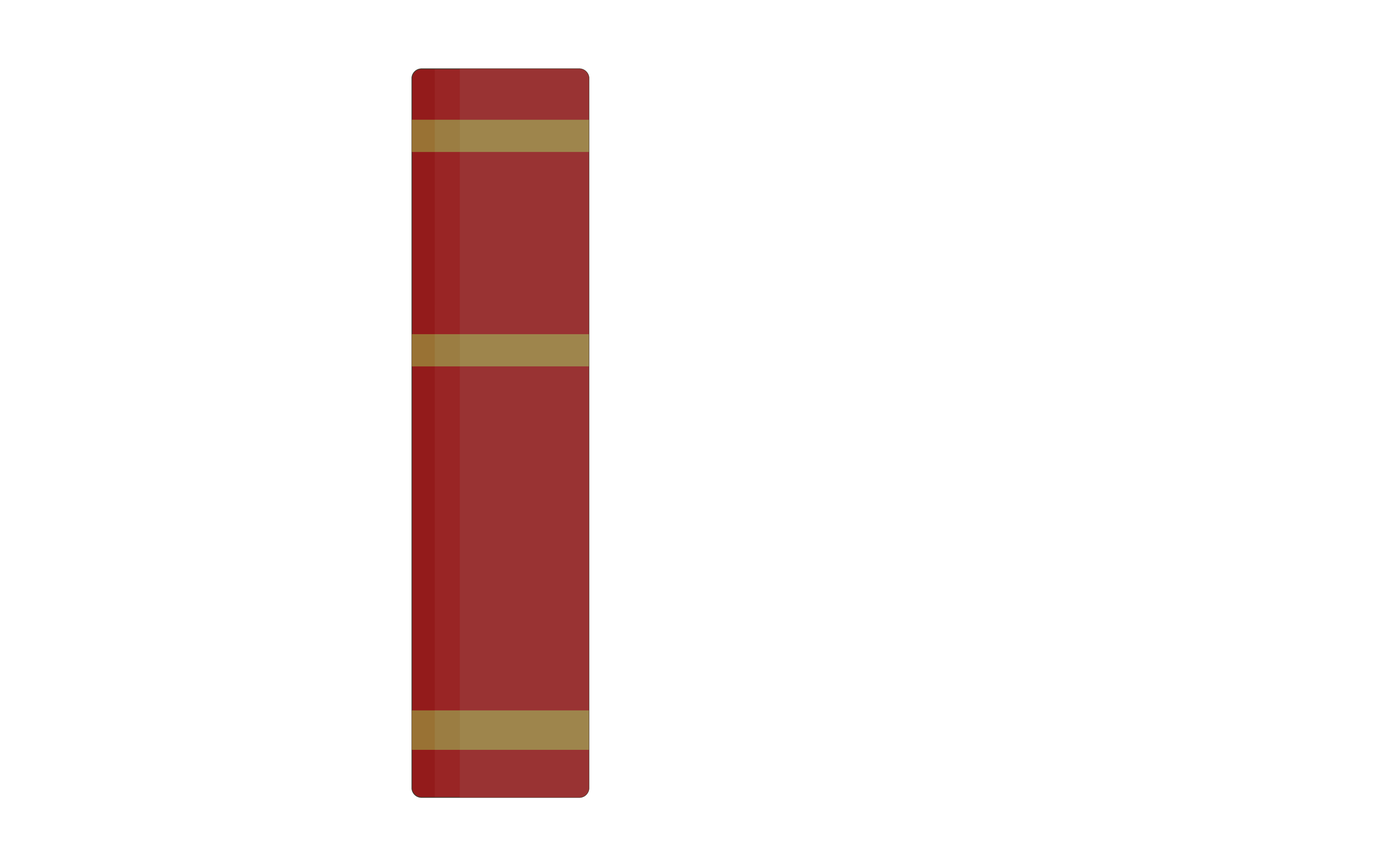
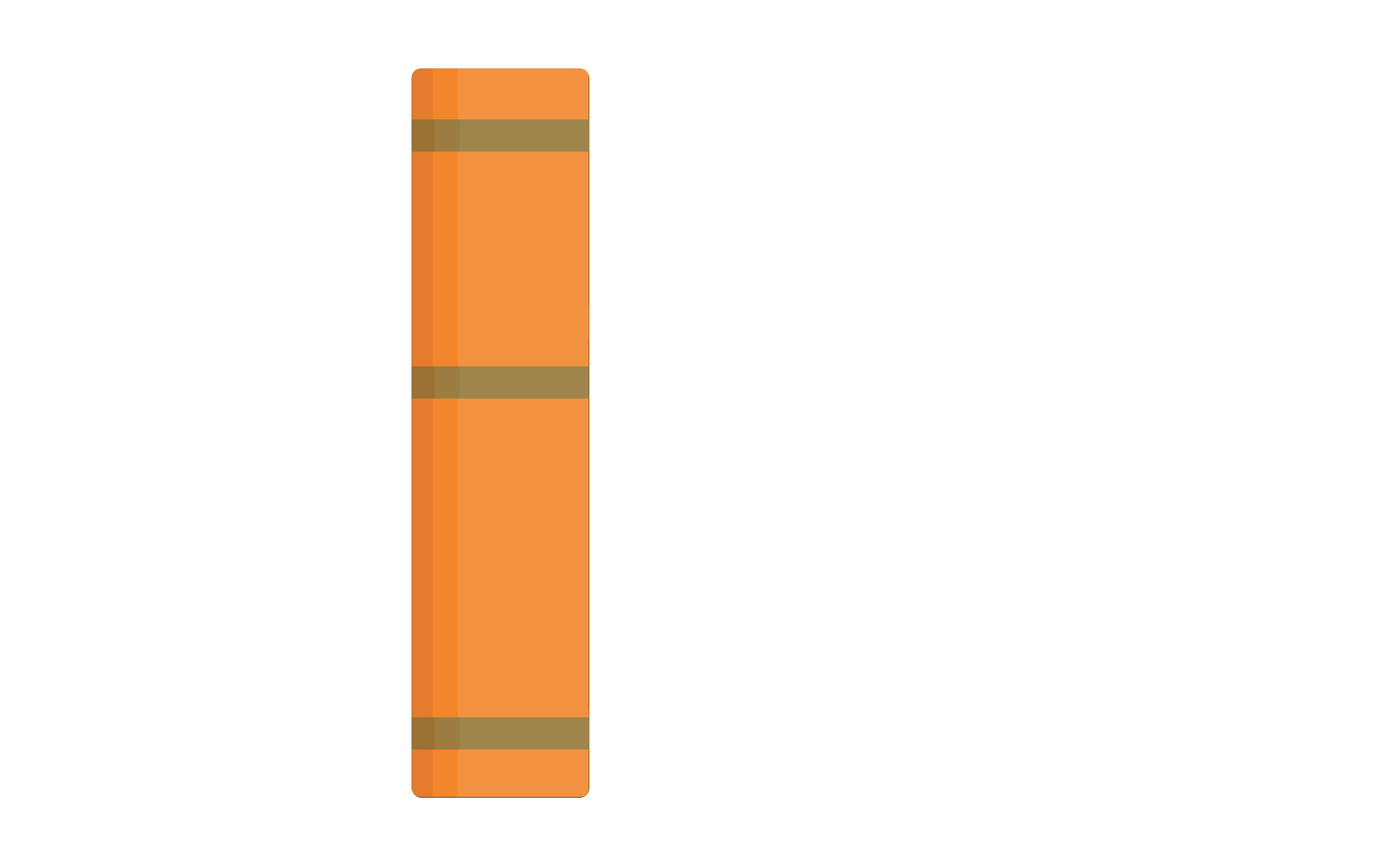
Layered file, before and after one edit (1387×867). Changes by layer:
renamed "Book_red" to "Book_yellow", painted on it over left=411, top=68, right=590, bottom=799
